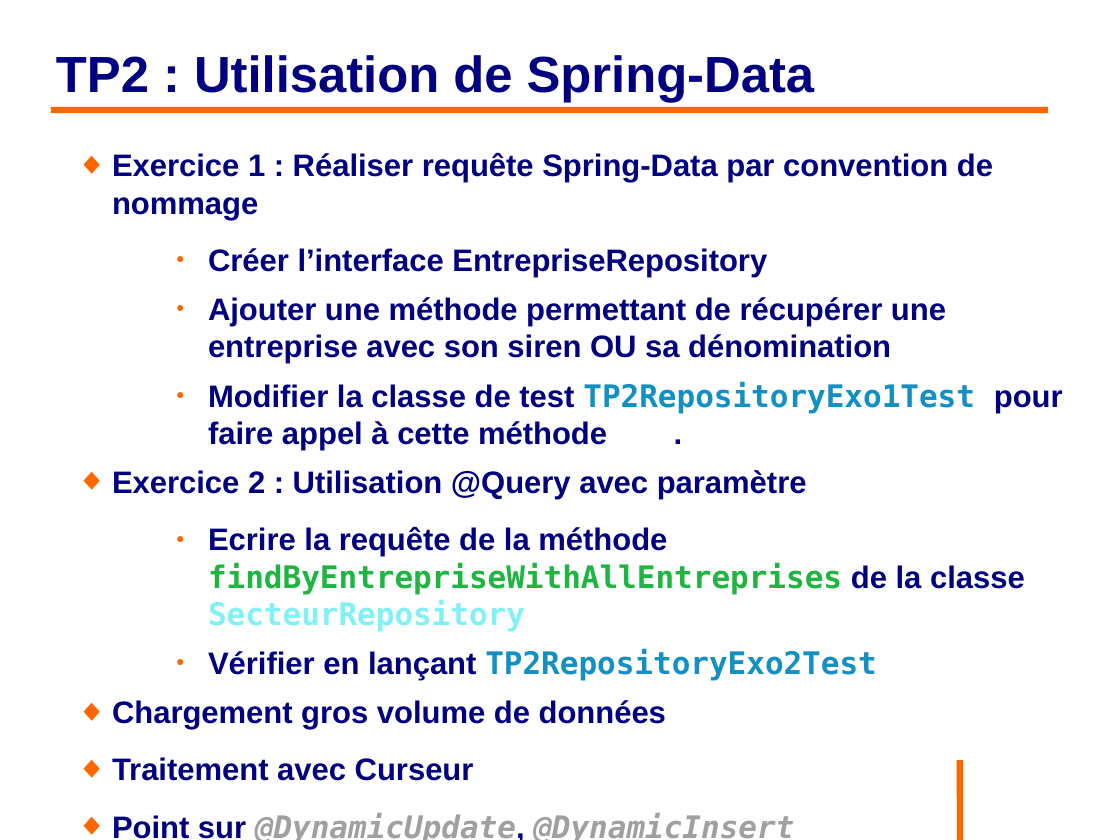
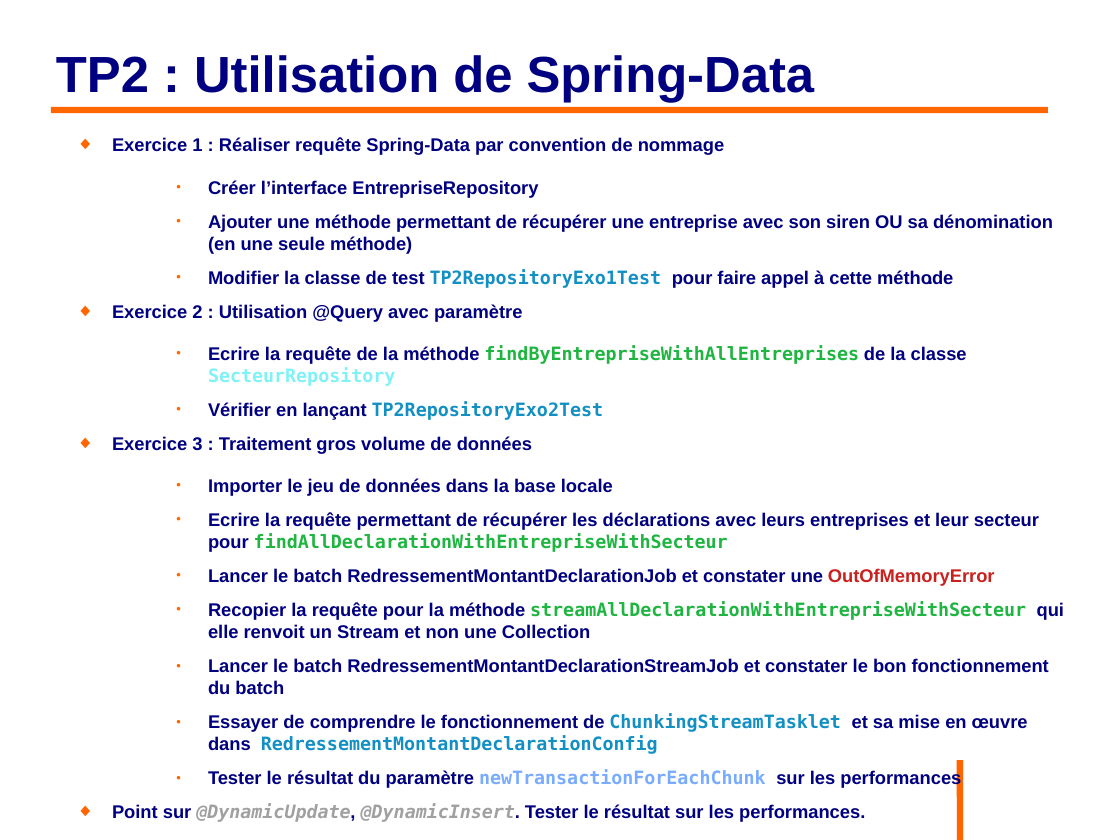
Before and after one commit to philphils/formation-hibernate-avancee, a slide deck: slide 41 of Documentation/diapo_formation_hibernate_avancee.odp. Drawn at 1120x840 pixels with LibreOffice and Linux fonts; fonts in the diff are those of the drawing; background and template pictures are left out. Boxes give left, top, right and bottom in pixels: in the first picture for what was removed or moved away, otherwise in the second. Text is boxed around its words. In the diff, an @@ line names an element or a change of style, - is before the commit and + after.

```diff
--- a/Documentation/diapo_formation_hibernate_avancee.odp
+++ b/Documentation/diapo_formation_hibernate_avancee.odp
@@ text at <box>112,137,967,420</box>: size 22 to 13 pt in "Exercice 1 : Réaliser requête Spring-Data par ...", "Créer l’interface EntrepriseRepository", "Modifier la classe de test TP2RepositoryExo1Test pour ...", "Exercice 2 : Utilisation @Query avec paramètre" and 2 more places @@
@@ text at <box>208,214,1053,253</box>: text changed; size 22 to 13 pt @@
-    ● Ajouter une méthode permettant de récupérer une entreprise avec son siren OU sa dénomination
+    ● Ajouter une méthode permettant de récupérer une entreprise avec son siren OU sa dénomination (en une seule méthode)
@@ text at <box>112,436,1064,822</box>: text changed; size 22 to 13 pt @@
-◆ Chargement gros volume de données
-◆ Traitement avec Curseur
-◆ Point sur @DynamicUpdate, @DynamicInsert
+◆ Exercice 3 : Traitement gros volume de données
+    ● Importer le jeu de données dans la base locale
+    ● Ecrire la requête permettant de récupérer les déclarations avec leurs entreprises et leur secteur pour findAllDeclarationWithEntrepriseWithSecteur
+    ● Lancer le batch RedressementMontantDeclarationJob et constater une OutOfMemoryError
+    ● Recopier la requête pour la méthode streamAllDeclarationWithEntrepriseWithSecteur qui elle renvoit un Stream et non une Collection
+    ● Lancer le batch RedressementMontantDeclarationStreamJob et constater le bon fonctionnement du batch
+    ● Essayer de comprendre le fonctionnement de ChunkingStreamTasklet et sa mise en œuvre dans RedressementMontantDeclarationConfig
+    ● Tester le résultat du paramètre newTransactionForEachChunk sur les performances
+◆ Point sur @DynamicUpdate, @DynamicInsert. Tester le résultat sur les performances.
```
Also in this commit, not shown: 1 other slide changed.
